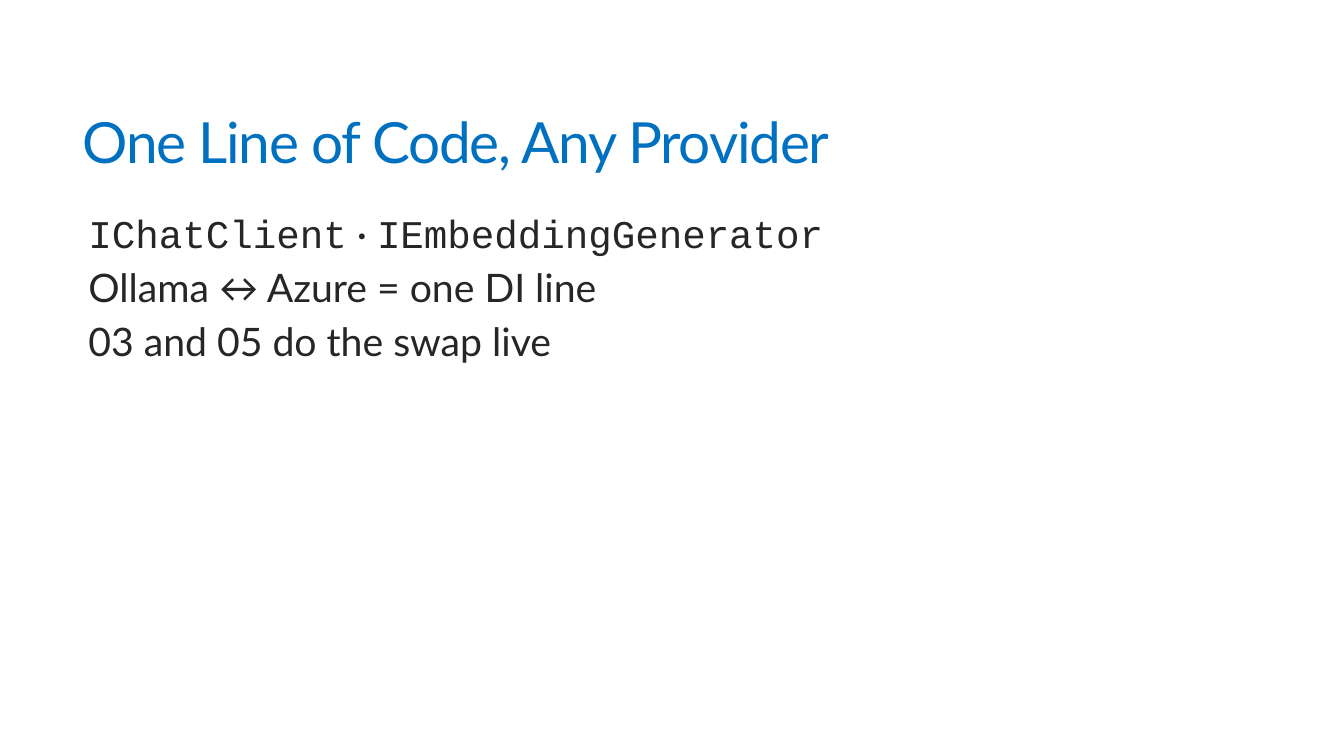
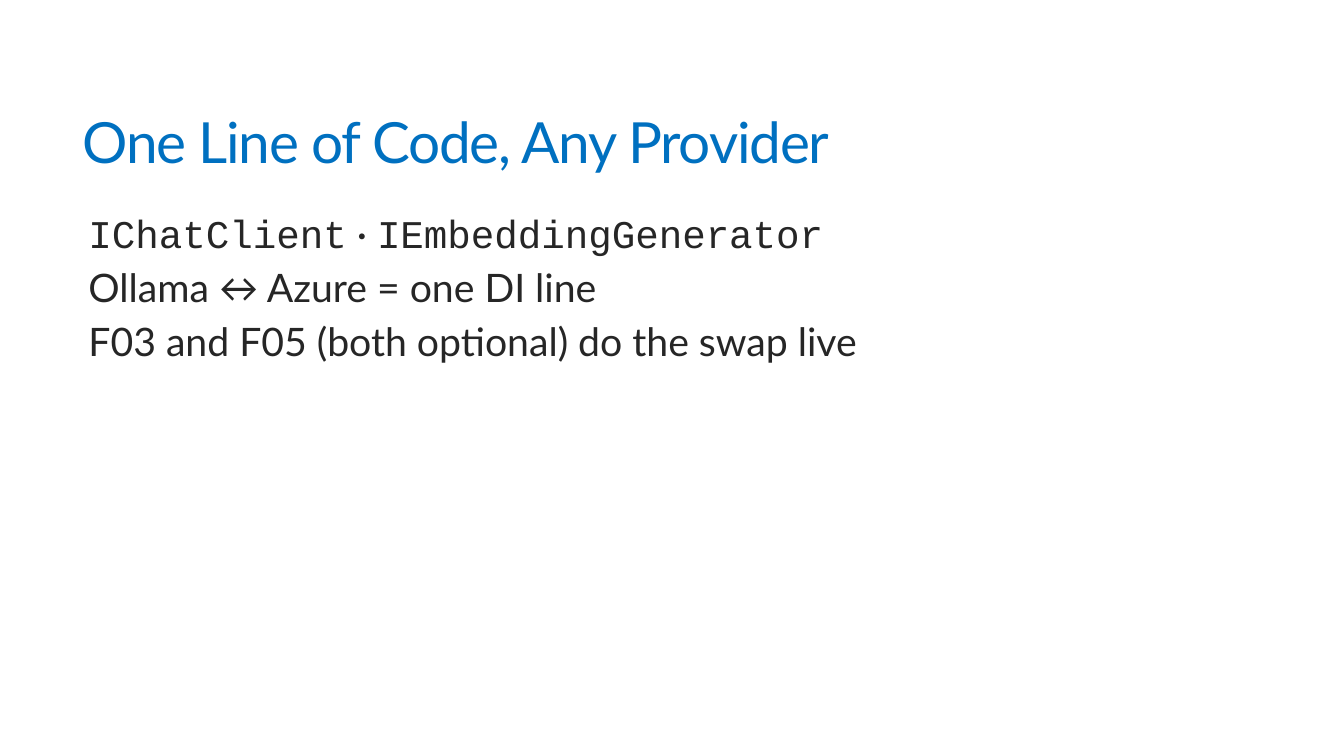
Before and after one commit to trailheadtechnology/10-ai-features-workshop, a slide deck: slide 61 of docs/slides/pptx/M0-opening.pptx (slide 65 before the commit). Drawn at 1344x756 pixels with LibreOffice and Linux fonts; fonts in the diff are those of the drawing. Boxes give left, top, right and bottom in pixels: in the first picture for what was removed or moved away, otherwise in the second. Text is boxed around its words. In the diff, an @@ line names an element or a change of style, - is before the commit and + after.

```diff
--- a/docs/slides/pptx/M0-opening.pptx
+++ b/docs/slides/pptx/M0-opening.pptx
@@ text at box(88, 326, 857, 363): text changed @@
-  03 and 05 do the swap live
+  F03 and F05 (both optional) do the swap live
```
Also in this commit, not shown: 11 other slides changed, 2 slides added, 9 slides removed, 59 other files.
